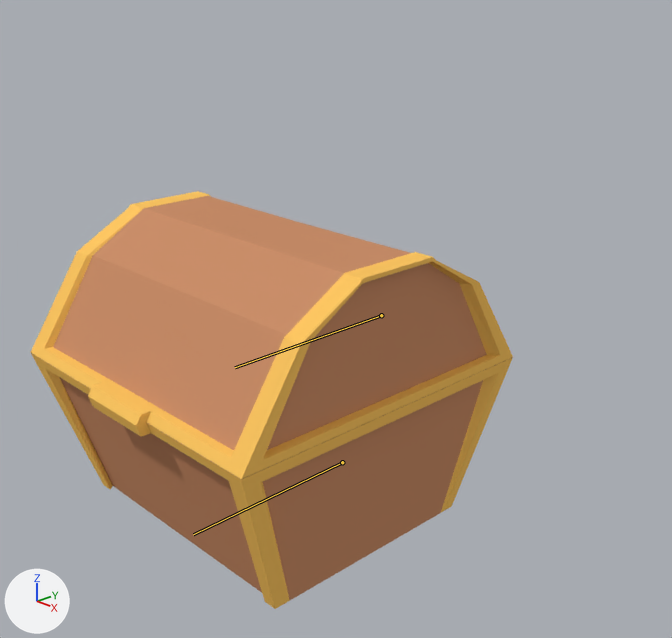
One commit to the Blender file blender files/chest.blend: the scene before it, then after it.
Rendered twice from a camera (50 mm lens) standing at (4.14, -3.38, 3.27) and looking at (0.06, 0.51, 1.13). Every picture has the same lights, and +X, +Y and +Z are marked at lower left. The bones that bend it are drawn over the model as lines.
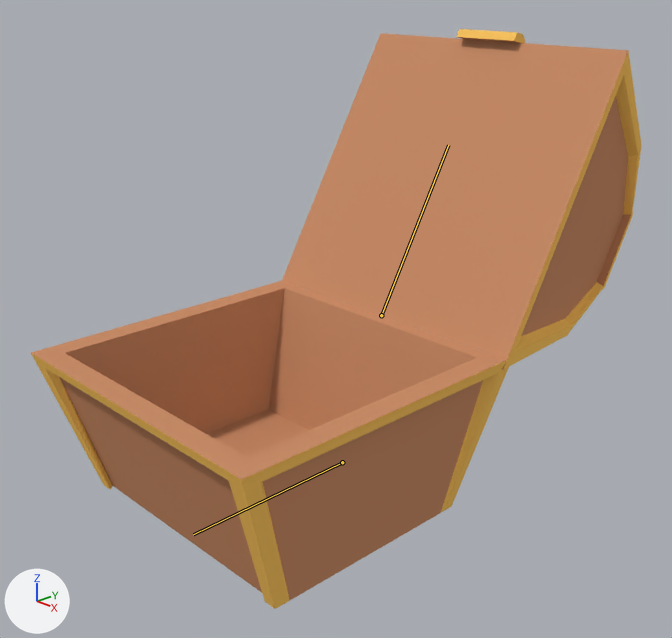
The newer file adds an action. The first version stands in its rest pose; the second is drawn at frame 50 of the action 'OpenAnimation'.

Where the change shows, as pixel boxes (x1, y1, x2, y2) in the pictures (672 x 638 px):
```json
{"object": "Cube", "change": "posed", "before": [31, 191, 513, 609], "after": [31, 29, 642, 609], "on screen": "27% wider, 39% taller"}
{"bone": "Pivot", "before": "(381, 315) to (235, 367)", "after": "(381, 315) to (448, 145)"}
```

Edits to the scene script, one JSON object a line:
```json
{"block": "bone_pivot", "where": "bone_pivot = bpy.data.objects['Armature'].pose.bones['Pivot']  # child of 'Base'"}
{"op": "set", "path": "bone_pivot.rotation_quaternion", "old": "(1.0, 0.0, 0.0, 0.0)", "new": "(0.495, -0.869, 0.0, 0.0)", "note": "degrees (0, 0, 0) -> degrees (-121, 0, 0)"}
```
